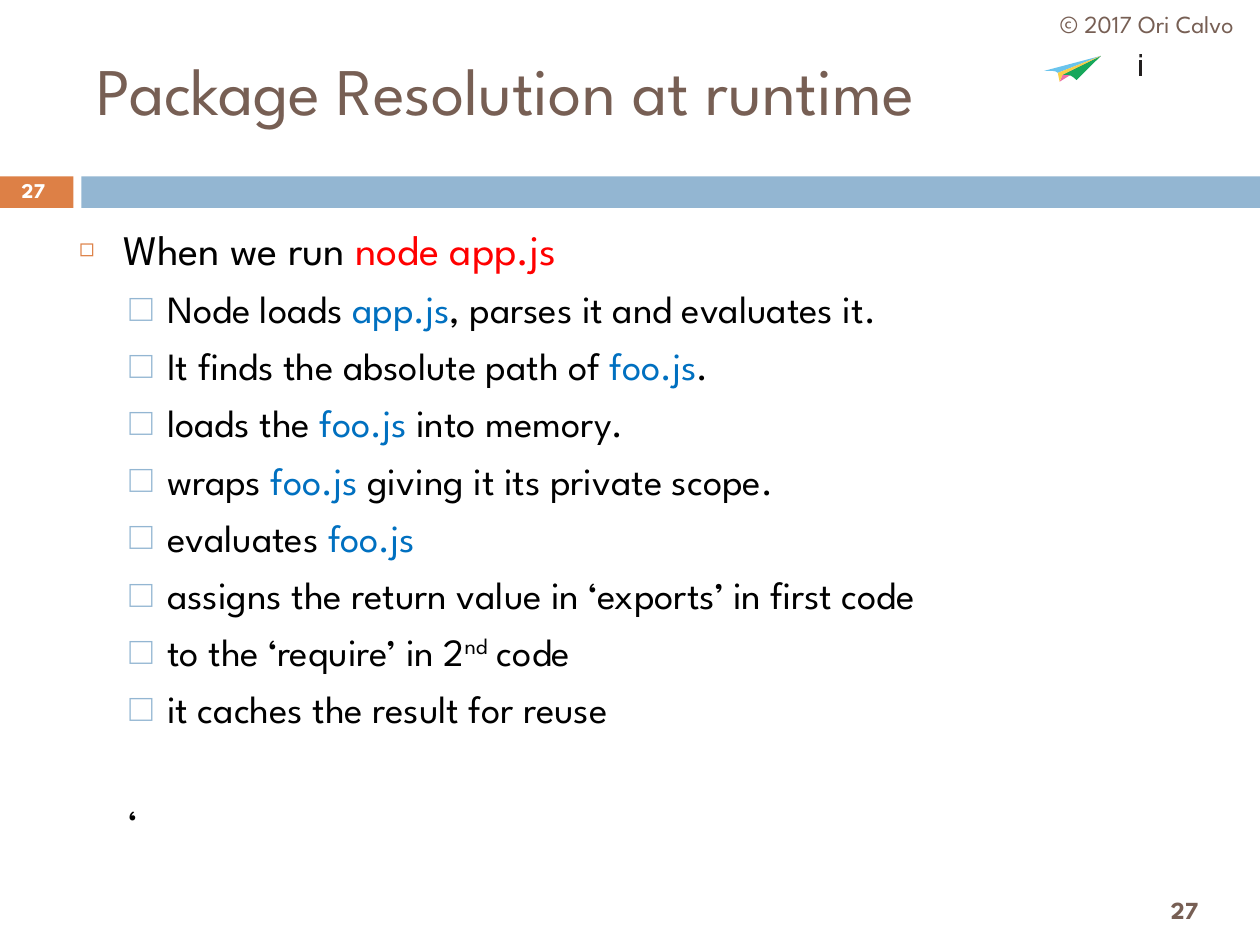
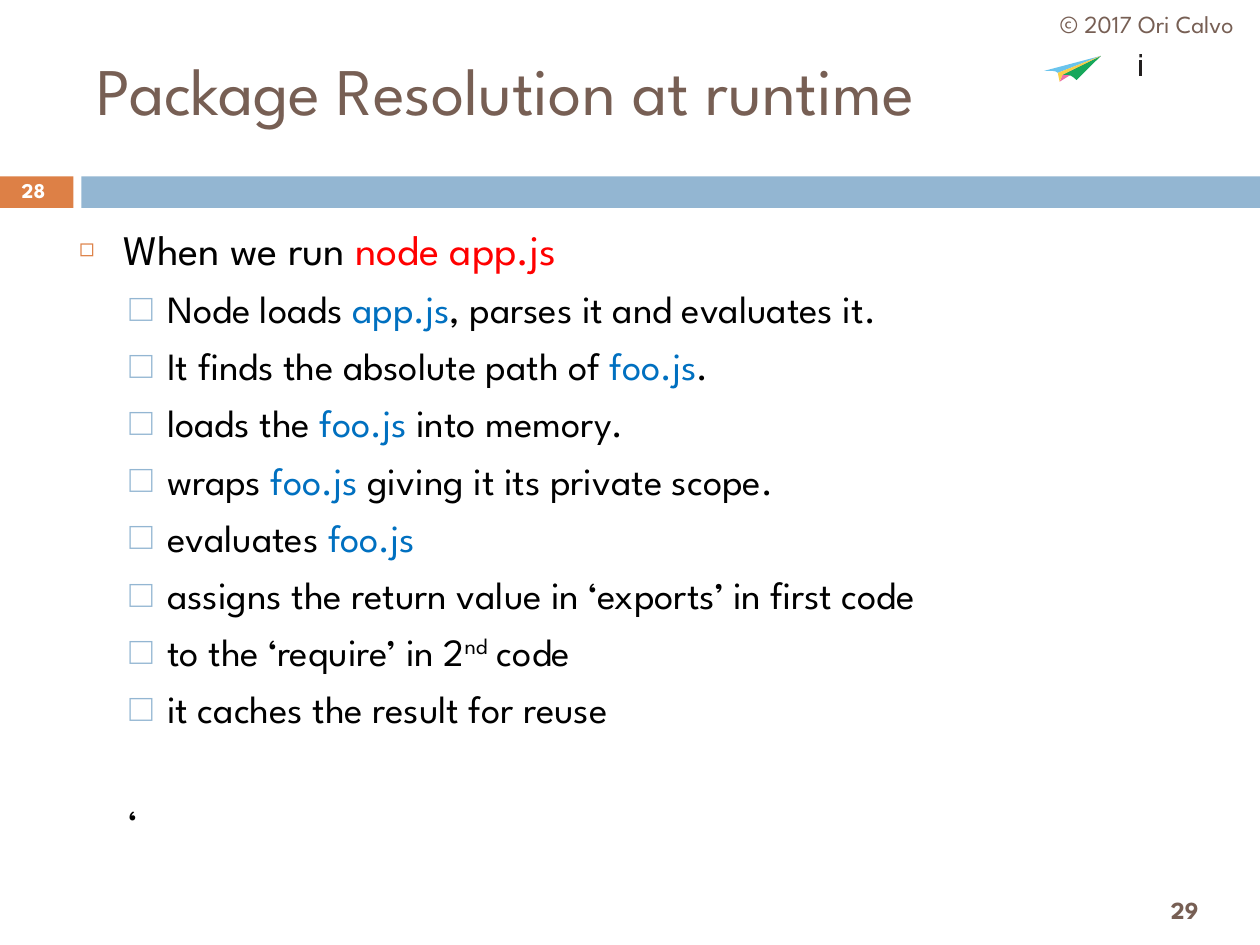
Before and after one commit to oricalvo/course-nodejs, a slide deck: slide 29 of 02 Package Management.pptx (slide 27 before the commit). Drawn at 1260x945 pixels with LibreOffice and Linux fonts; fonts in the diff are those of the drawing; background and template pictures are left out. Boxes give left, top, right and bottom in pixels: in the first picture for what was removed or moved away, otherwise in the second. Text is boxed around its words. In the diff, an @@ line names an element or a change of style, - is before the commit and + after.

Commit message:
Package management done

```diff
--- a/02 Package Management.pptx
+++ b/02 Package Management.pptx
@@ text at [22,184,46,198]: text changed @@
-27
+28
@@ page number at [1171,902,1199,919]: text changed @@
-27
+29
```
Also in this commit, not shown: 6 other slides changed, 2 slides added.
